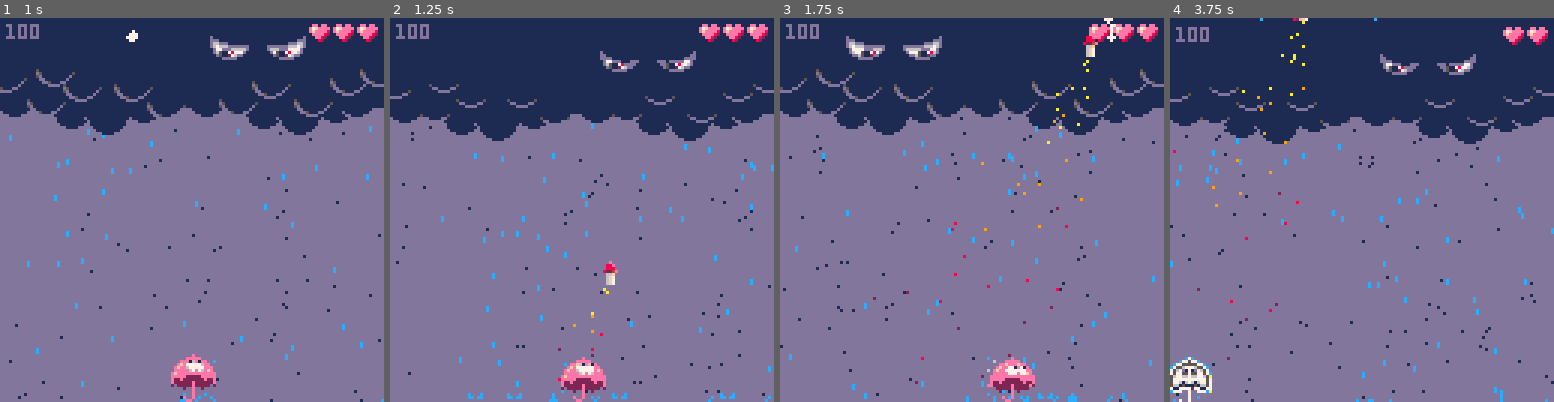
Above: before the commit, frames 1-4 (left to right).
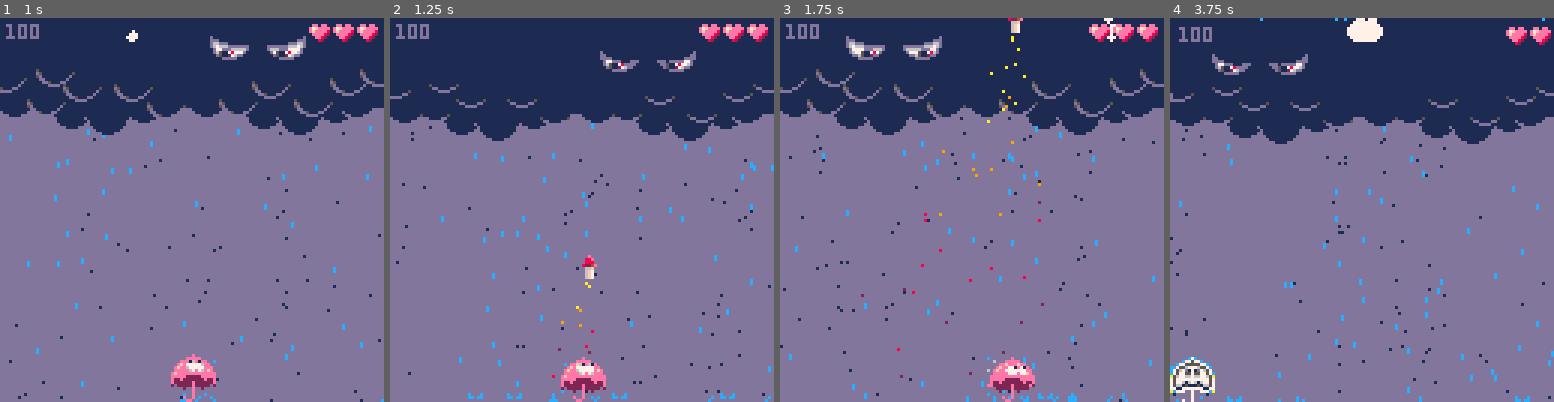
Above: after the commit, the same moments.

Repository: evilpaper/thunderbella
Game: PICO-8 cartridge thunderbella.p8
The game is run twice, just before and just after one commit, with the same random seed, the same clock (stepped at 60 frames per second) and the same inputs.
Inputs:
- Up to frame 1 (1 s): tap X (X key) at 0.33 s
- Up to frame 2 (1.25 s): tap X (X key) at 1.07 s
- Up to frame 3 (1.75 s): hold Right from 1.6 s (still down)
- Up to frame 4 (3.75 s): tap X (X key) at 1.85, 2.97 s; release Right at 2.1 s; hold Right 2.47-3.03 s; hold Left 3.08-3.58 s

Frame 1 is identical in both runs. In frame 2, 0.4% of the frame differs, in the area x 42-60%, y 61-95%; in frame 3, 0.7%; in frame 4, 5.9%, in the area x 0-100%, y 0-100%.

Commit message:
updateed sfx, decreased wind effect on rocket and remove 2 rockets only rule

Diff:
--- a/thunderbella.p8
+++ b/thunderbella.p8
@@ -314,7 +314,7 @@
 end
 
 function shoot_rocket()
-  if btnp(5) and count(rockets) < 2 then create_rocket() end
+  if btnp(5) then create_rocket() end
 end
 
 function create_splash(x,y)
@@ -369,7 +369,7 @@
   x=p.x+2,
   y=p.y,
   dx=0,
-  dy=-2.8,
+  dy=-3,
   ddy=0.01,
   hitbox={x=2,y=0,w=4,h=8},
   fire={}
@@ -541,7 +541,7 @@
 function update_rockets()
  for r in all(rockets) do
   r.dy+=r.ddy
-  r.x+=wind.dx
+  r.x+=wind.dx*0.4
   r.y+=r.dy
   add(r.fire,{x=r.x+3,y=r.y+9})
   srand(p.f)
Not shown, changed: the sound effects (__sfx__) section of thunderbella.p8
